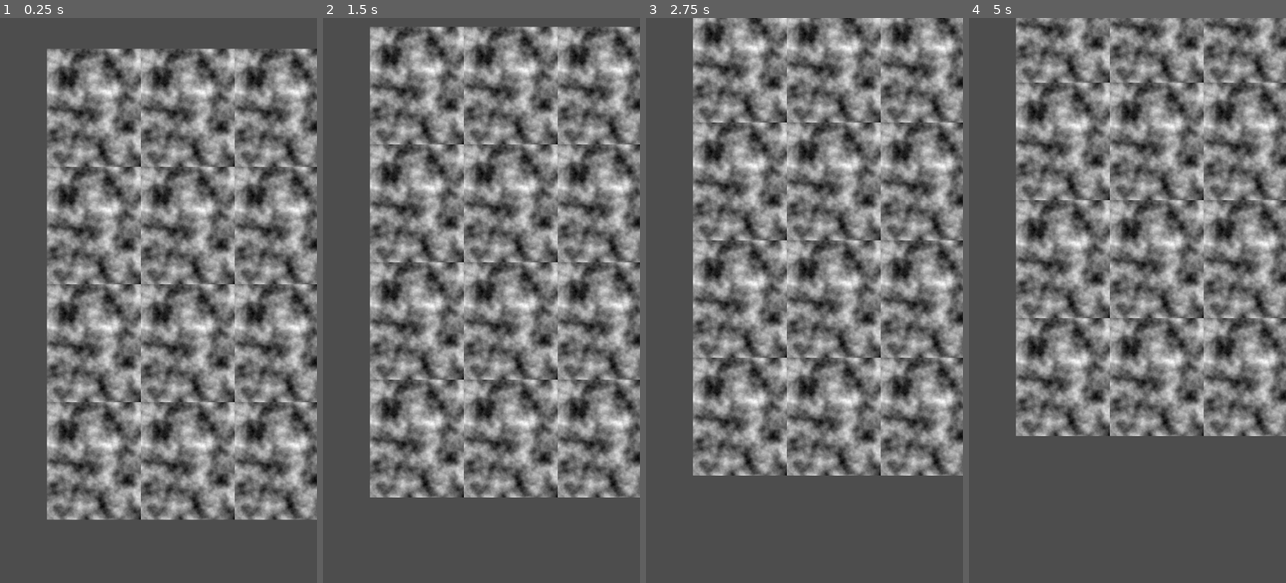
Above: before the commit, frames 1-4 (left to right).
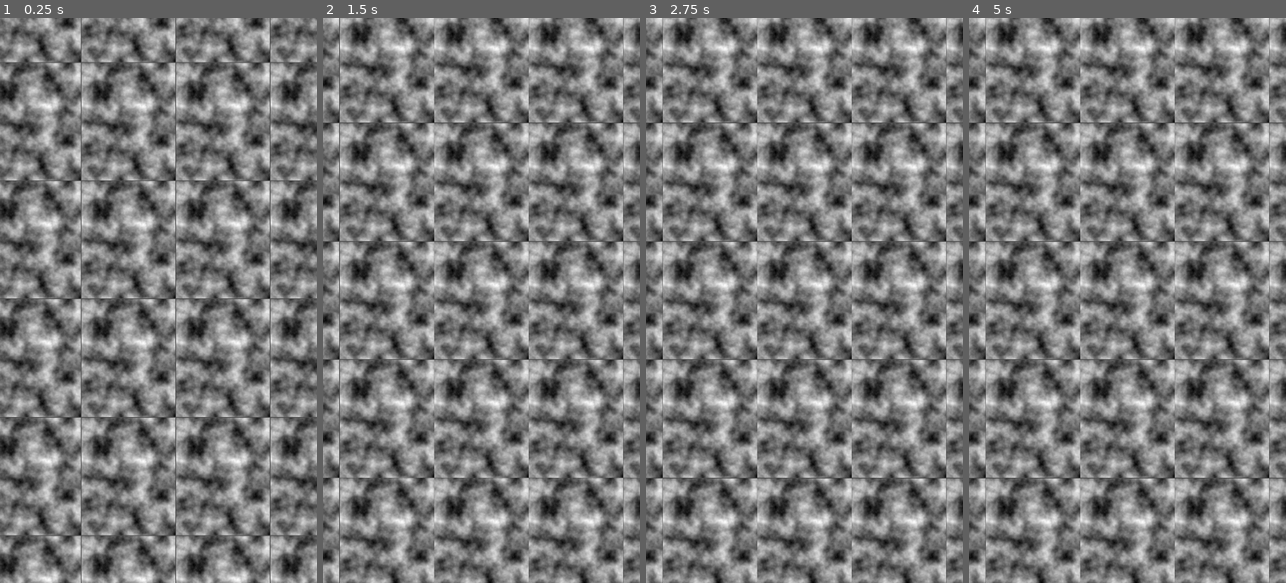
Above: after the commit, the same moments.

Repository: drakewill-CRL/GodotClient1
Game: Godot game, scene res://Scenes/OverheadView.tscn
The game is run twice, just before and just after one commit, with the same random seed, the same clock (stepped at 60 frames per second) and the same inputs. This scene is started directly instead of the project's main scene.
Inputs (mouse positions are in pixels of both pictures, inside the frame that each line leads up to):
- Up to frame 1 (0.25 s): no input
- Up to frame 2 (1.5 s): move the mouse to (551, 272) at 0.52 s; click (551, 272) at 0.67 s; move the mouse to (418, 328) at 1.27 s; click (418, 328) at 1.42 s
- Up to frame 3 (2.75 s): move the mouse to (836, 176) at 2.02 s; click (836, 176) at 2.17 s
- Up to frame 4 (5 s): move the mouse to (1111, 413) at 2.77 s; click (1111, 413) at 2.92 s; move the mouse to (1222, 385) at 3.52 s; click (1222, 385) at 3.67 s; move the mouse to (1032, 215) at 4.27 s; click (1032, 215) at 4.42 s

The runs differ from the first frame. In frame 1, 69% of the frame differs, in the area x 0-100%, y 0-100%; in frame 2, 71%; in frame 3, 72%; in frame 4, 71%.

Commit message:
Overhead view finally centered

Diff:
--- a/Scenes/OverheadView.gd
+++ b/Scenes/OverheadView.gd
@@ -9,6 +9,10 @@
 #TODO this should move around to keep the player's position in the very center of the screen.
 #That probably requires another listener to shift the position of the node around a few pixels on
 #plusCode change.
+
+@onready var camera : Camera2D = $Camera2D
+var startX = 0
+var startY = 0
 
 func _unhandled_input(event):
 	return #ignoring this for now.
@@ -39,18 +43,17 @@
 	#godot default anchor is top-left. Does that require adjusting this logic to center?
 	#PlusCode anchors are bottom-left, so there's a little work in mapping them together nicely.
 
-	var tilesX = ceil(size.x / PraxisMapper.mapTileWidth)
-	var tilesY = ceil(size.y / PraxisMapper.mapTileHeight)
+	#5x7 tiles for a 1080p screen.
+	var tilesX = ceil(size.x / PraxisMapper.mapTileWidth) + 1
+	var tilesY = ceil(size.y / PraxisMapper.mapTileHeight) + 1
 
 	if (int(tilesX) % 2 == 0):
 		tilesX += 1
 	if (int(tilesY) % 2 == 0):
 		tilesY += 1
 
-
-
-	var startX = ((tilesX * PraxisMapper.mapTileWidth) / -2) - (size.x / 2)
-	var startY = ((tilesY * PraxisMapper.mapTileHeight) / -2) + (size.y / 2)
+	startX = -size.x /2 + (PraxisMapper.mapTileWidth / 2) #(((tilesX - 1) * PraxisMapper.mapTileWidth) / -2)
+	startY = -size.y /2 + (PraxisMapper.mapTileHeight / 2) #(((tilesY- 1) * PraxisMapper.mapTileHeight) / -2)
 
 	#count:
 	#I want the total grid to be big enough that there's 1/2 a tile extra on each side.
@@ -58,8 +61,8 @@
 	#:EX: if 3x3 tiles cover screen exactly, I need at least 5x5?
 
 	#this way gets the tiles set up so the current tile is in the center
-	for x in range(tilesX / -2, tilesX /2):
-		for y in range(tilesY / 2, tilesY / -2, -1):
+	for x in range(tilesX / -2, (tilesX /2) + 1):
+		for y in range(tilesY / -2, (tilesY / 2) + 1):
 	#this way would make all the math easier instead.
 	#for x in range(0, tilesX):
 		#for y in range(tilesY, 0, -1):
@@ -72,14 +75,36 @@
 			#tile.position.x = 320 * x
 			#tile.position.y = (400 * tilesY) - (400 * y)
 			#and centers-current-position.
-			tile.position.x = (x + (tilesX /2)) * 320
-			tile.position.y = size.y - (y + (tilesY /2)) * 400
+			#tile.position.x = (x + (tilesX /2)) * 320
+			#tile.position.y = size.y - (y + (tilesY /2)) * 400
+
+			#this puts the center tile's top left corner at the top-left corner of the screen.
+			tile.position.x = x * PraxisMapper.mapTileWidth + x + x
+			tile.position.y = -y * PraxisMapper.mapTileHeight - y -y
 			PraxisCore.plusCode_changed.connect(tile.OnPlusCodeChanged)
 			tile.GetTile(PraxisMapper.currentPlusCode)
 
-#OK, its probably better to just lay out my items and let the camera handle scrolling.
+	camera.position.x = startX
+	camera.position.y = startY
+
+	PraxisCore.plusCode_changed.connect(CameraScroll)
+
 func _process(delta):
-	get_node("Camera2D").position.y += 1
+	#camera.position.x -= 1
+	pass
 
-	#TODO: check if we've scrolled over, and if so reset position and ensure all tiles update
-	#that should happen automatically on plusCodeChanged, for reference, but I may manaully test it here.
+func CameraScroll(current, previous):
+	#if (current.substr(0,8) == previous.substr(0,8)):
+		#move camera to the correct position.
+		#May not need to check for Cell8 changes, since map tiles listen for that.
+	var currentXPos = current.substr(10,1)
+	var xIndex = PlusCodes.CODE_ALPHABET_.find(currentXPos)
+	var xShift = (PraxisMapper.mapTileWidth / 2) -  (PraxisMapper.mapTileWidth / 20) * xIndex
+	#var prevXPos = previous.substr(10,1)
+	var currentYPos = current.substr(9,1)
+	var yIndex = PlusCodes.CODE_ALPHABET_.find(currentYPos)
+	var yShift = (PraxisMapper.mapTileHeight / 2) - (PraxisMapper.mapTileHeight / 20) * yIndex
+	#var prevYPos = previous.substr(9,1)
+
+	camera.position.x = startX + xShift
+	camera.position.y = startY + yShift
--- a/Scenes/OverheadView.tscn
+++ b/Scenes/OverheadView.tscn
@@ -7,3 +7,4 @@
 
 [node name="Camera2D" type="Camera2D" parent="."]
 anchor_mode = 0
+position_smoothing_enabled = true
